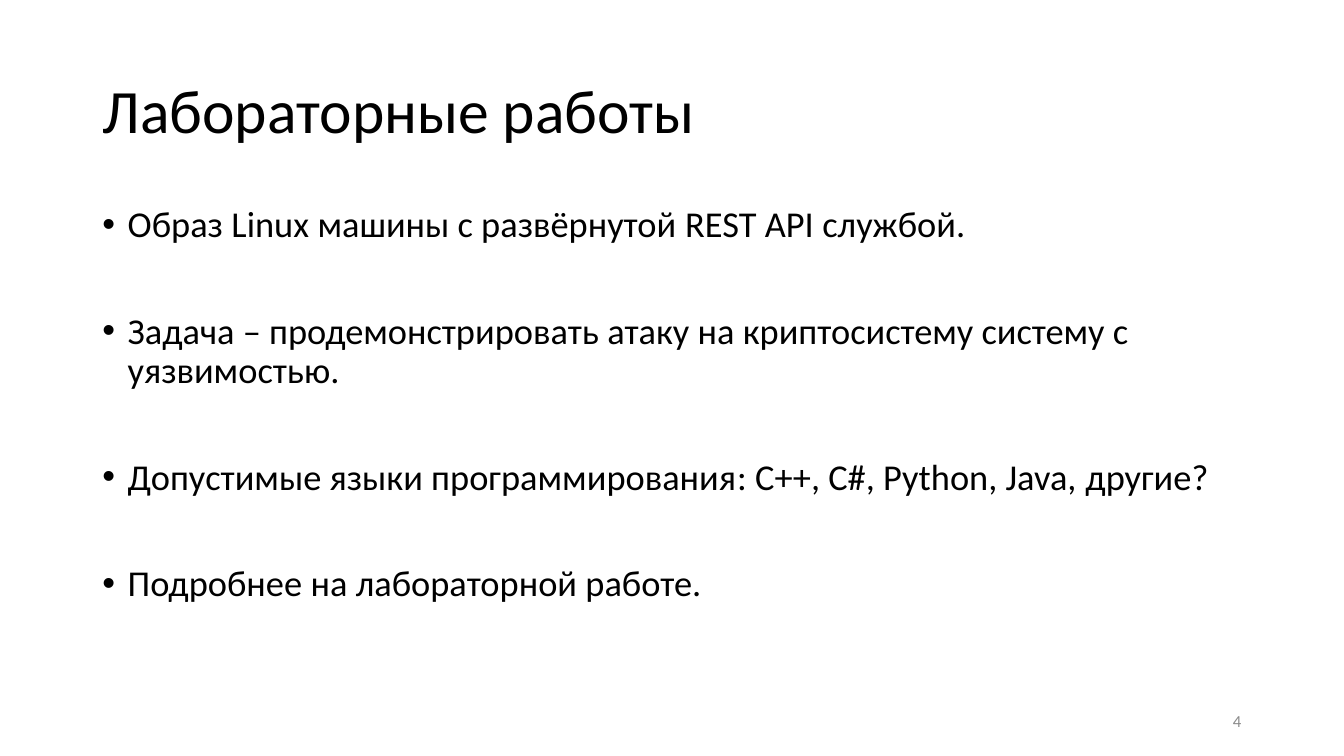
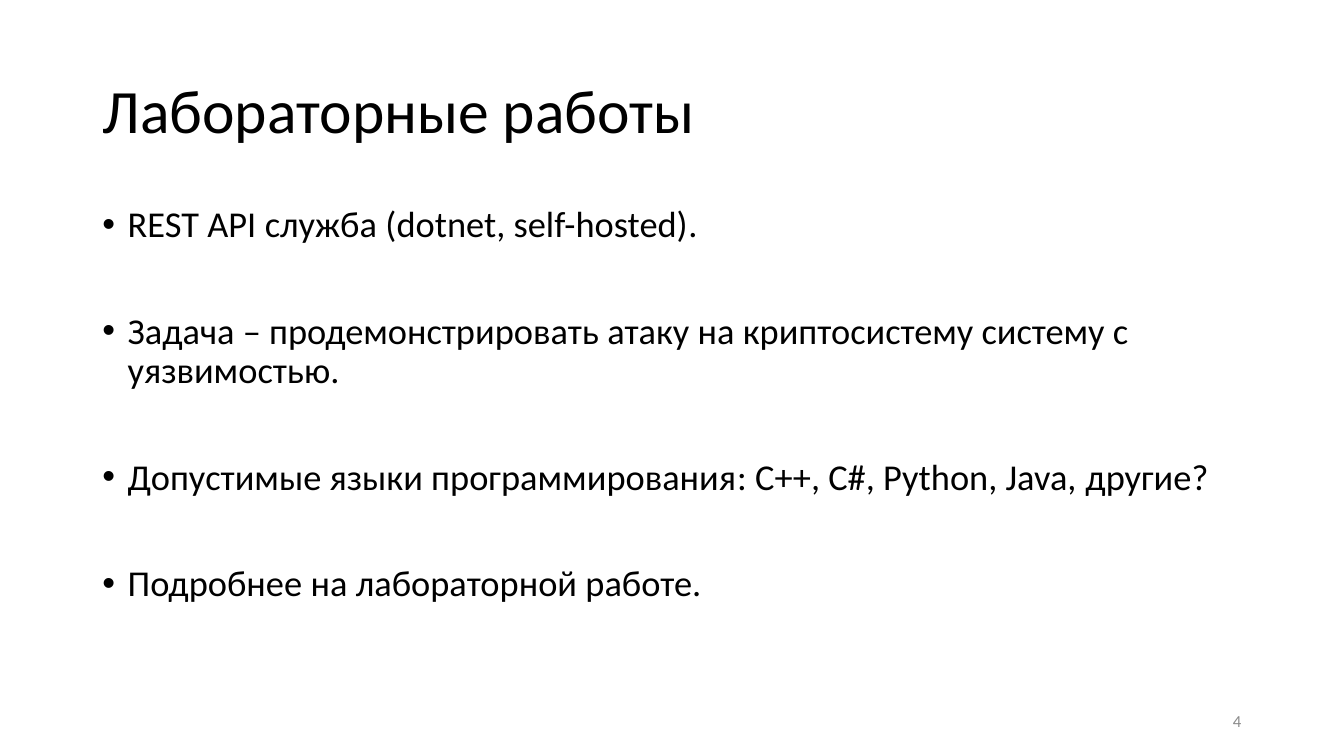
Before and after one commit to CryptoCourse/CryptoLectures, a slide deck: slide 4 of Lectures/Lecture1.pptx. Drawn at 1344x756 pixels with LibreOffice and Linux fonts; fonts in the diff are those of the drawing. Boxes give left, top, right and bottom in pixels: in the first picture for what was removed or moved away, otherwise in the second. Text is boxed around its words. In the diff, an @@ line names an element or a change of style, - is before the commit and + after.

```diff
--- a/Lectures/Lecture1.pptx
+++ b/Lectures/Lecture1.pptx
@@ text at [128,210,698,243]: text changed @@
-• Образ Linux машины с развёрнутой REST API службой.
+• REST API служба (dotnet, self-hosted).
```
Also in this commit, not shown: 4 other slides changed, 2 slides added.
